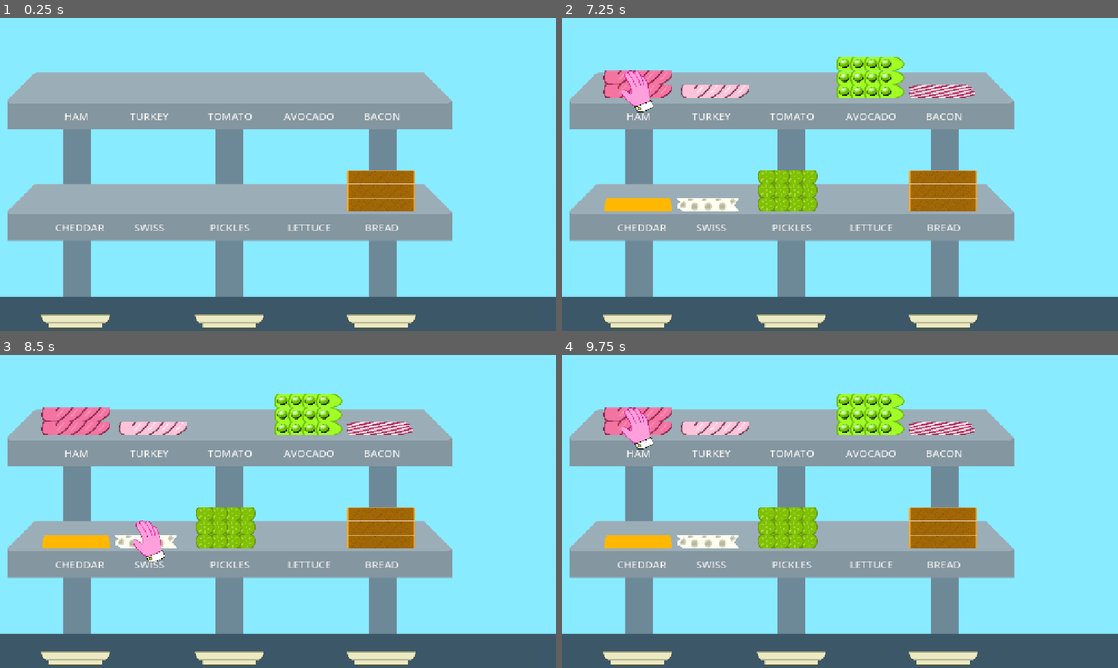
Above: before the commit, frames 1-4 (two rows, left to right).
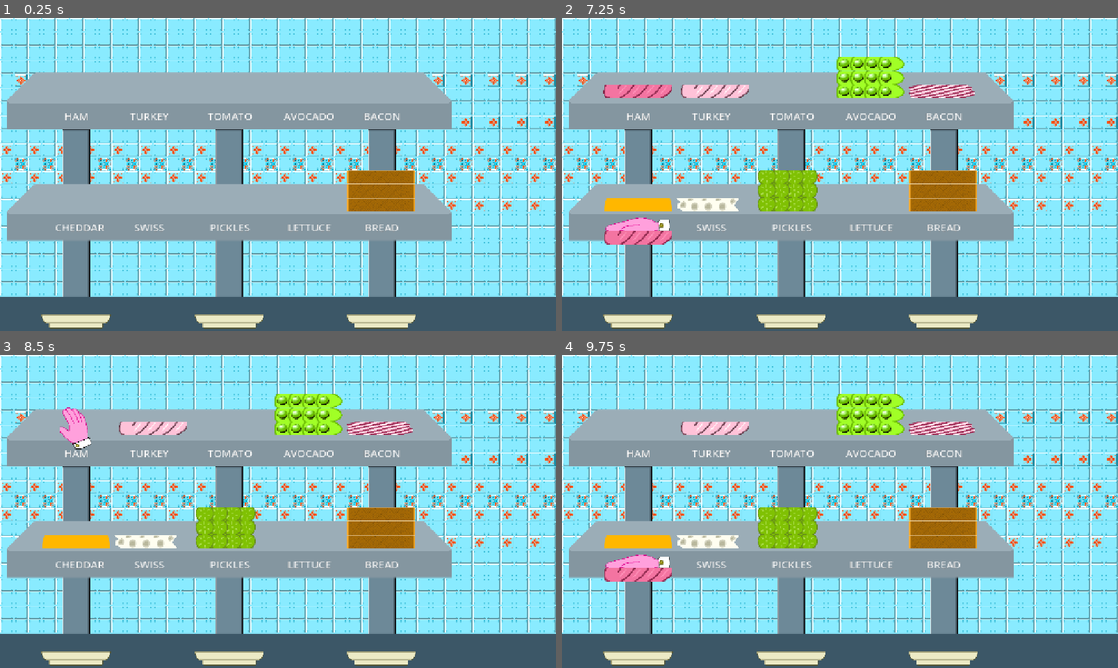
Above: after the commit, the same moments.

Repository: hachitomo/sandwich-slammer
Game: Godot game, scene res://scenes/game.tscn
Two runs of this game, one before a commit and one after it. Both use one fixed random seed, a clock stepped at 60 frames per second and the inputs below.
Inputs:
- Up to frame 1 (0.25 s): no input
- Up to frame 2 (7.25 s): tap Enter (ui_accept) at 0.5, 0.6, 0.77, 1.07, 1.35, 1.52, 1.82, 2, 2.1, 2.85, 3.02, 3.32, 3.5, 3.6, 3.77, 4.07, 4.35, 4.52, 4.82, 5, 5.1, 5.85, 6.02, 6.32, 6.5, 6.6, 6.77, 7.07 s; hold Right (ui_right) 0.53-1.28 s; hold Down (ui_down) 1.28-2.03 s; hold Right (ui_right) 2.03-2.78 s; hold Up (ui_up) 2.78-3.53 s; hold Left (ui_left) 3.53-5.03 s; hold Down (ui_down) 5.03-5.78 s; hold Right (ui_right) 5.78-6.53 s; hold Up (ui_up) from 6.53 s (still down)
- Up to frame 3 (8.5 s): release Up (ui_up) at 7.28 s; hold Right (ui_right) 7.28-8.03 s; tap Enter (ui_accept) at 7.35, 7.52, 7.82, 8.1 s; hold Down (ui_down) from 8.03 s (still down)
- Up to frame 4 (9.75 s): tap Enter (ui_accept) at 8.75, 8.85, 9.02, 9.32, 9.6 s; release Down (ui_down) at 8.78 s; hold Left (ui_left) 8.78-9.53 s; hold Up (ui_up) from 9.53 s (still down)

The runs differ from the first frame. In frame 1, 14% of the frame differs, in the area x 0-100%, y 0-100%; in frame 2, 16%; in frame 3, 16%; in frame 4, 16%.

Commit message:
sandwich selection WIP; add new assets

Diff:
--- a/fab/SelectableItems.tscn
+++ b/fab/SelectableItems.tscn
@@ -10,3 +10,5 @@
 texture = ExtResource("1_pfb7j")
 region_enabled = true
 region_rect = Rect2(171, 66, 75, 95)
+
+[node name="Timer" type="Timer" parent="." unique_id=2081395176]
--- a/fab/script/selectable_items.gd
+++ b/fab/script/selectable_items.gd
@@ -10,10 +10,14 @@
 @export var cursor_default_region: Rect2
 @export var rollover: bool = false
 
+@onready var timer: Timer = $Timer
+
+signal selected(selection)
+
 var item_map: Dictionary[Types.ingredient_type,Vector2] = {}
 
 var cursor_index: int = 0
-
+var enabled: bool = false
 var accept_callback: Callable
 
 func _init(points: Array[Vector2] = []) -> void:
@@ -34,13 +38,22 @@
 	$Cursor.visible = focused
 	$Cursor.region_enabled = true
 	$Cursor.region_rect = cursor_default_region
+	timer.wait_time = 0.25
+	timer.one_shot = true
+	timer.timeout.connect(_timer_timeout)
+
+func _timer_timeout() -> void:
+	self.enabled = true
+	timer.stop()
 
 func _process(_delta: float) -> void:
+	if not (enabled and focused):
+		return
 
 	var input := Vector2.ZERO
 
 	if Input.is_action_just_pressed("ui_accept"):
-		self.accept_callback.call(cursor_index)
+		selected.emit(cursor_index)
 		return
 
 	if Input.is_action_just_pressed("ui_up"):
@@ -59,10 +72,8 @@
 			set_cursor(cursor_index + int(input.x))
 		Types.menu_modes.grid:
 			if input.x != 0:
-				print("from: ",cursor_index," to: ",cursor_index + int(input.x))
 				set_cursor(cursor_index + int(input.x))
 			if input.y != 0:
-				print("from: ",cursor_index," to: ",cursor_index + int(input.y))
 				set_cursor(cursor_index + int(input.y * grid_columns))
 
 func get_item_position(index: int) -> Vector2:
@@ -78,7 +89,7 @@
 
 	return pos
 
-func set_items(_items: Dictionary[Types.ingredient_type,Vector2]) -> void:
+func set_items(_items: Dictionary[int,Vector2]) -> void:
 	for child in $Items.get_children():
 		$Items.remove_child(child)
 	for _item in _items.keys():
@@ -94,6 +105,9 @@
 func set_focus(set_to: bool = true):
 	focused = set_to
 	$Cursor.visible = set_to
+	self.enabled = false
+	timer.start()
+	print("Focus set to ",set_to)
 
 func set_cursor(index: int) -> void:
 	var item = get_item_position(index)
@@ -105,6 +119,3 @@
 
 func set_cols(cols: int) -> void:
 	grid_columns = cols
-
-func set_accept(cb: Callable) -> void:
-	self.accept_callback = cb
--- a/project.godot
+++ b/project.godot
@@ -22,6 +22,21 @@
 window/stretch/mode="canvas_items"
 window/stretch/aspect="expand"
 
+[importer_defaults]
+
+wav={
+"compress/mode": 0,
+"edit/loop_begin": 0,
+"edit/loop_end": -1,
+"edit/loop_mode": 1,
+"edit/normalize": false,
+"edit/trim": true,
+"force/8_bit": false,
+"force/max_rate": false,
+"force/max_rate_hz": 44100,
+"force/mono": false
+}
+
 [input]
 
 ui_accept={
--- a/scenes/game.gd
+++ b/scenes/game.gd
@@ -5,20 +5,25 @@
 
 @onready var bg_player: AudioStreamPlayer = $BGMusicPlayer
 @onready var sfx_player: AudioStreamPlayer = $SFXPlayer
+const sandwich_texture = preload("res://assets/img/sandwich2.png")
+const menu_bg_music = preload("res://assets/audio/knives.mp3")
 const game_bg_music = preload("res://assets/audio/which-wich.mp3")
 const knife_sfx = preload("res://assets/audio/sfx/knife.wav")
 const glass_sfx = preload("res://assets/audio/sfx/glassclink.wav")
 const plate_sfx = preload("res://assets/audio/sfx/plate.wav")
+const wrong_sfx = preload("res://assets/audio/sfx/wrong.wav")
 #const waiting_bg_music = preload("res://assets/audio/knives.mp3")
 
 var ingredient_zero_point: Vector2
+var selected_igdt: Types.ingredient_type
 
 var init = true
 var selecting = false
+var menu = true
 var count = 0
 
-var select_region = Rect2(166,41,81,88)
-var place_region = Rect2(162,0,155,32)
+#var select_region = Rect2(166,41,81,88)
+#var place_region = Rect2(162,0,155,32)
 
 var available_ingredients: Dictionary[Types.ingredient_type,int] = {Types.ingredient_type.BREAD: 3}
 
@@ -29,12 +34,12 @@
 	ingredient_zero_point = $Ham.position
 	$IngredientSelections.set_mode(Types.menu_modes.grid)
 	$IngredientSelections.set_cols(5)
-	$IngredientSelections.set_accept(select_ingredient)
+	$IngredientSelections.selected.connect(select_ingredient)
+	$SandwichSelections.selected.connect(select_sandwich)
+	add_ingredient_points()
+	add_sandwich_points()
 
 func _process(_delta: float) -> void:
-	if not $BGMusicPlayer.playing:
-		$BGMusicPlayer.stream = game_bg_music
-		$BGMusicPlayer.play()
 	if init:
 		init_items()
 		init = false
@@ -133,7 +138,6 @@
 
 func add_meat() -> void:
 	var new_type = Types.meats.pick_random()
-	#var new_type_name = Types.ingredient_name(new_type)
 	match new_type:
 		Types.ingredient_type.HAM:
 			$Ham.increase()
@@ -184,24 +188,73 @@
 		points.set(type, _pos)
 	$IngredientSelections.set_items(points)
 
+func add_sandwich_points() -> void:
+	var points: Dictionary[int,Vector2] = {
+		0: Vector2(175,475),
+		1: Vector2(528,475),
+		2: Vector2(878,475),
+	}
+	$SandwichSelections.set_items(points)
+
+
 func get_ingredient_selection_point(igdt: Types.ingredient_type) -> Vector2:
 	return get_igdts(igdt).position + cursor_offset
 
 func select_ingredient(igdt: Types.ingredient_type) -> void:
 	if not available_ingredients.has(igdt) or available_ingredients.get(igdt) < 1:
-		print("Can't select ",Types.ingredient_name(igdt)," - none left!")
-	else:
-		print(Types.ingredient_name(igdt)," selected!")
+		play_sfx(wrong_sfx)
+	else:
+		var selected_igdts = get_igdts(igdt)
+		if selected_igdts != null and selected_igdts is Ingredients:
+			selected_igdts.decrease()
+			selecting = false
+			selected_igdt = igdt
+
+			# add the ingredient selected to the items cursor with offset
+			var new_igdt_preview = Sprite2D.new()
+			new_igdt_preview.texture = sandwich_texture
+			new_igdt_preview.region_enabled = true
+			new_igdt_preview.region_rect = Types.get_ingredient_crop(igdt)
+			new_igdt_preview.position.y = $SandwichSelections.get_node("Cursor").region_rect.size.y # 31
+			$SandwichSelections.get_node("Cursor").add_child(new_igdt_preview)
+			print("Ingredients:")
+			$IngredientSelections.set_focus(false)
+			print("Sandwich:")
+			$SandwichSelections.set_focus(true)
+
+func select_sandwich(sandwich_idx: int) -> void:
+	match sandwich_idx:
+		0:
+			$Sandwich1.add_ingredient(selected_igdt)
+		1:
+			$Sandwich2.add_ingredient(selected_igdt)
+		2:
+			$Sandwich3.add_ingredient(selected_igdt)
+	print("Sandwich:")
+	$SandwichSelections.set_focus(false)
+	print("Ingredients:")
+	$IngredientSelections.set_focus(true)
+	selecting = true
 
 func _on_init_delay_timer_timeout() -> void:
 	if count < ingredient_start_count:
-		if $SFXPlayer.playing:
-			$SFXPlayer.stop()
-		$SFXPlayer.stream = [knife_sfx,plate_sfx,glass_sfx].pick_random()
-		$SFXPlayer.play()
+		play_sfx([knife_sfx,plate_sfx,glass_sfx].pick_random())
 		plus_ingredient()
 	else:
 		$InitDelayTimer.stop()
-		add_ingredient_points()
 		selecting = true
+		print("Setup ingredients:")
 		$IngredientSelections.set_focus(true)
+		play_music(game_bg_music)
+
+func play_music(music: Resource) -> void:
+	if $BGMusicPlayer.playing:
+		$BGMusicPlayer.stop()
+	$BGMusicPlayer.stream = music
+	$BGMusicPlayer.play()
+
+func play_sfx(sfx: Resource) -> void:
+	if $SFXPlayer.playing:
+		$SFXPlayer.stop()
+	$SFXPlayer.stream = sfx
+	$SFXPlayer.play()
--- a/scenes/game.tscn
+++ b/scenes/game.tscn
@@ -1,7 +1,7 @@
 [gd_scene format=3 uid="uid://cmg316inuai46"]
 
 [ext_resource type="Script" uid="uid://d0w2bqiy574k7" path="res://scenes/game.gd" id="1_uwrxv"]
-[ext_resource type="Texture2D" uid="uid://cmbk15dgodl8b" path="res://assets/img/bg.png" id="2_lbhrr"]
+[ext_resource type="Texture2D" uid="uid://13vmkbjjbq1i" path="res://assets/img/bg2.png" id="2_u5sy4"]
 [ext_resource type="PackedScene" uid="uid://bvbys6va5yhll" path="res://scenes/ingredients.tscn" id="2_yqjtg"]
 [ext_resource type="PackedScene" uid="uid://cittag0rf6vsh" path="res://fab/sandwich.tscn" id="4_lbhrr"]
 [ext_resource type="PackedScene" uid="uid://eag84b1t6nt6" path="res://fab/SelectableItems.tscn" id="5_iywne"]
@@ -12,7 +12,7 @@
 script = ExtResource("1_uwrxv")
 
 [node name="BG" type="Sprite2D" parent="." unique_id=1320374319]
-texture = ExtResource("2_lbhrr")
+texture = ExtResource("2_u5sy4")
 centered = false
 
 [node name="Labels" type="CanvasGroup" parent="BG" unique_id=1997924116]
@@ -147,8 +147,8 @@
 ingredient = 9
 count = 3
 
-[node name="Sandwich" parent="." unique_id=1363293240 instance=ExtResource("4_lbhrr")]
-position = Vector2(174, 698)
+[node name="Sandwich1" parent="." unique_id=1363293240 instance=ExtResource("4_lbhrr")]
+position = Vector2(175, 698)
 
 [node name="Sandwich2" parent="." unique_id=1012697537 instance=ExtResource("4_lbhrr")]
 position = Vector2(528, 698)
@@ -167,8 +167,16 @@
 cursor_default_region = Rect2(171, 66, 74, 96)
 
 [node name="BGMusicPlayer" type="AudioStreamPlayer" parent="." unique_id=1070563403]
-volume_db = -4.0
+volume_db = -6.0
 
 [node name="SFXPlayer" type="AudioStreamPlayer" parent="." unique_id=777464840]
 
+[node name="SandwichSelections" parent="." unique_id=229850661 instance=ExtResource("5_iywne")]
+script = ExtResource("6_p57ef")
+mode = 1
+grid_columns = 3
+cursor_offset = Vector2(0, -150)
+cursor_texture = ExtResource("7_u5sy4")
+cursor_default_region = Rect2(36, 3, 148, 31)
+
 [connection signal="timeout" from="InitDelayTimer" to="." method="_on_init_delay_timer_timeout"]
--- a/scenes/ingredients.gd
+++ b/scenes/ingredients.gd
@@ -25,6 +25,8 @@
 		items.append(new_item)
 	if count < items.size():
 		items = items.slice(0,count)
+		while get_child_count() > count:
+			remove_child(get_child(count))
 
 func increase() -> void:
 	count = round(count  + 1)
--- a/scripts/sandwich.gd
+++ b/scripts/sandwich.gd
@@ -1,5 +1,9 @@
 extends Node2D
 
+class_name Sandwich
+
+# DING DING DING IT'S THE THEME!!! :D
+var layers: Array[Types.ingredient_type] = []
 
 # Called when the node enters the scene tree for the first time.
 func _ready() -> void:
@@ -9,3 +13,18 @@
 # Called every frame. 'delta' is the elapsed time since the previous frame.
 func _process(_delta: float) -> void:
 	pass
+
+func update_items() -> void:
+	while get_child_count() < layers.size():
+		var new_idx = get_child_count()
+		var new_item = Sprite2D.new()
+		new_item.region_enabled = true
+		new_item.region_rect = Types.get_ingredient_crop(layers[new_idx])
+		new_item.position.y = new_idx * -32
+		add_child(new_item)
+	while get_child_count() < layers.size():
+		remove_child(get_child(get_child_count()))
+
+func add_ingredient(igdt: Types.ingredient_type) -> void:
+	layers.append(igdt)
+	update_items()
Not shown, added: assets/audio/sfx/wrong.wav.import
Binary file added: assets/img/bg2.png
Not shown, added: assets/img/bg2.png.import
Binary file added: assets/img/logo.png
Not shown, added: assets/img/logo.png.import
Not shown, added: assets/audio/sfx/wrong.wav
